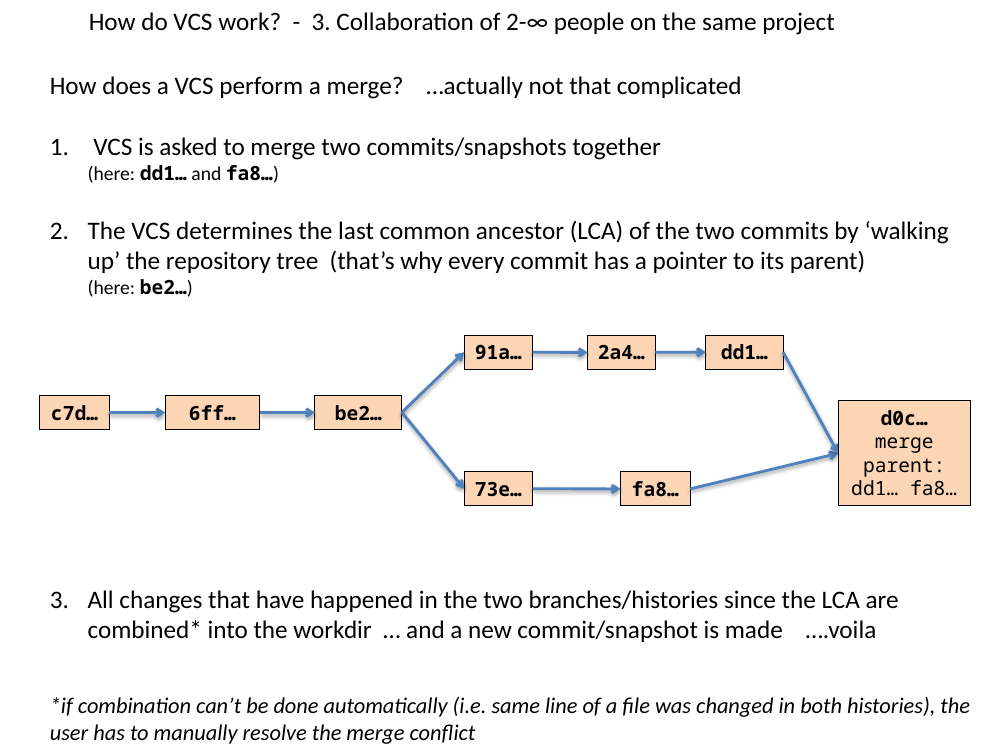
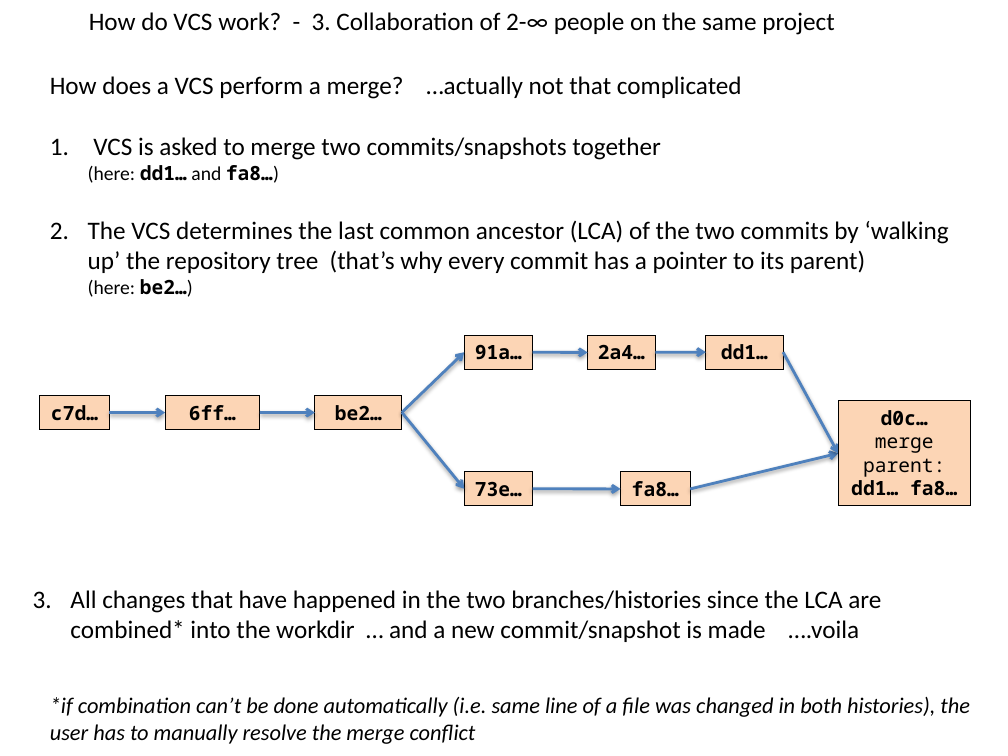
Before and after one commit to flosopher/gittalk, a slide deck: slide 15 of git_python_kurs.pptx (slide 14 before the commit). Drawn at 1008x756 pixels with LibreOffice and Linux fonts; fonts in the diff are those of the drawing. Boxes give left, top, right and bottom in pixels: in the first picture for what was removed or moved away, otherwise in the second. Text is boxed around its words. In the diff, an @@ line names an element or a change of style, - is before the commit and + after.

```diff
--- a/git_python_kurs.pptx
+++ b/git_python_kurs.pptx
@@ text in rectangle at box(851, 458, 957, 496): bold on in "dd1… fa8…" @@
@@ text "All changes that have happened ...": place and size @@
-text "All changes that have happened ..." at box(88, 590, 899, 642)
+text "All changes that have happened ..." at box(70, 590, 881, 642)
```
Also in this commit, not shown: 9 other slides changed, 1 slide added.
